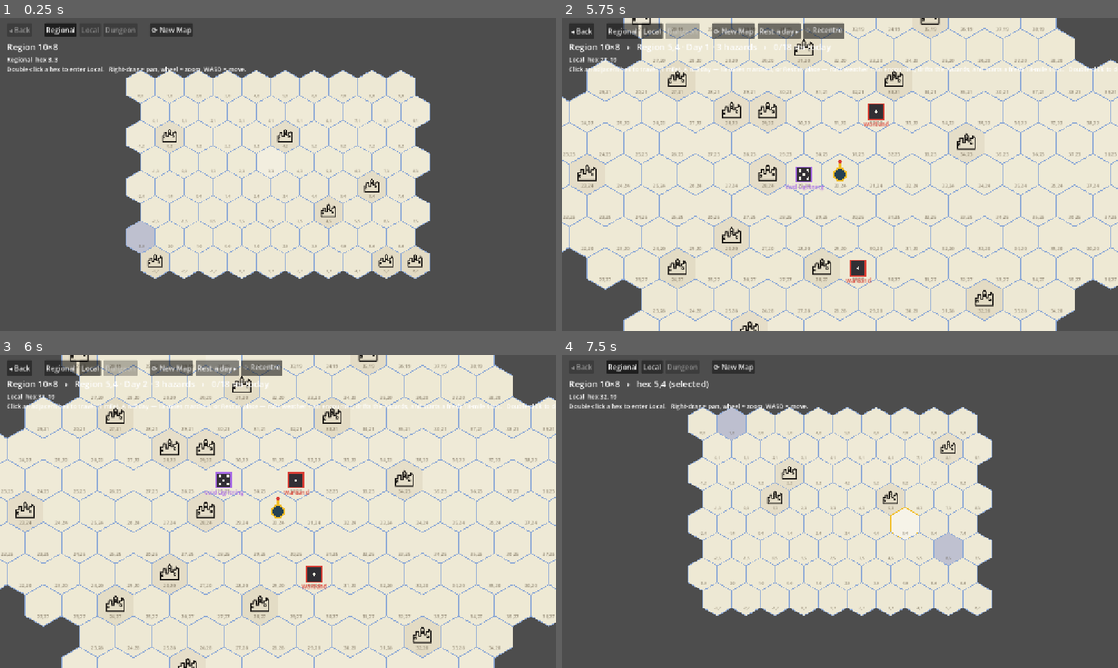
Above: before the commit, frames 1-4 (two rows, left to right).
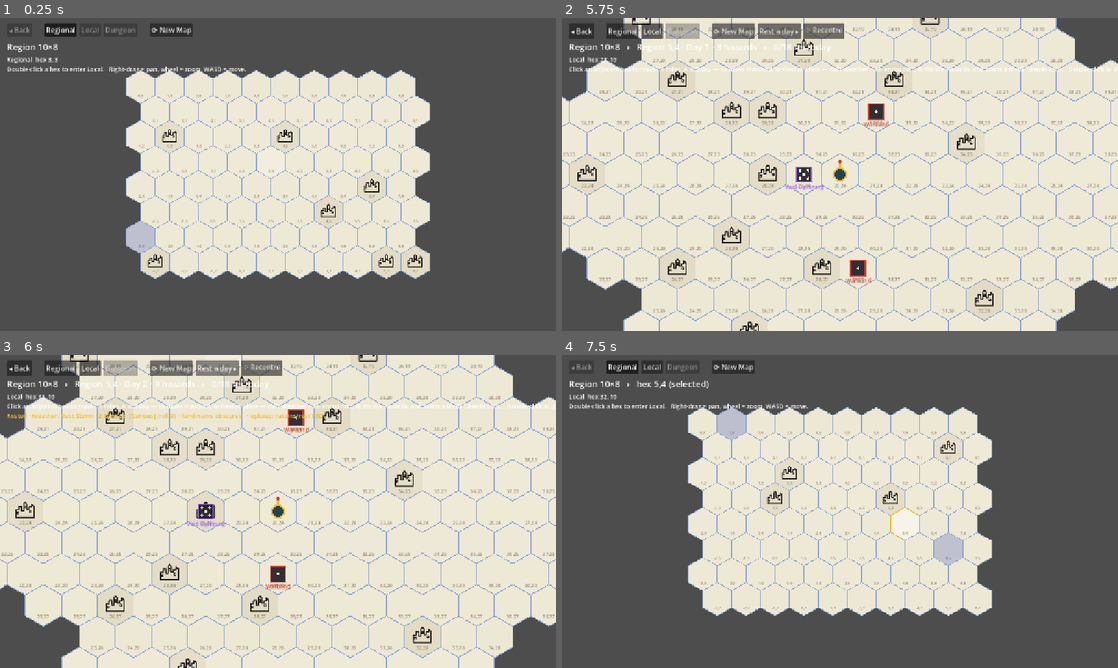
Above: after the commit, the same moments.

Repository: kostchei/VITD_claude
Game: Godot game, scene res://scenes/Main.tscn
The game is run twice, just before and just after one commit, with the same random seed, the same clock (stepped at 60 frames per second) and the same inputs.
Inputs (mouse positions are in pixels of both pictures, inside the frame that each line leads up to):
- Up to frame 1 (0.25 s): no input
- Up to frame 2 (5.75 s): click "⟳ New Map" at 0.5 s; click "⟳ New Map" at 1.25 s; click "Regional" at 2 s; click "Generate" at 2.75 s; tap A at 3.5, 4.25 s; move the mouse to (962, 158) at 3.52 s; hold D 3.53-4.25 s; tap Backspace at 3.6 s; click (962, 158) at 3.67 s; drag from (728, 190) to (812, 237) at 4.27 s; click "Local" at 5 s
- Up to frame 3 (6 s): click "Rest a day ▸" at 5.75 s
- Up to frame 4 (7.5 s): click "⌖ Recentre" at 6.5 s; click "◂ Back" at 7.25 s

Frames 1-2 are identical in both runs. In frame 3, 1.7% of the frame differs, in the area x 1-59%, y 17-75%; in frame 4, nothing differs.
Error before the commit: Parse Error: Class "Traveler" hides a global script class. (res://scripts/core/wastes.gd:80)

Commit message:
Back-fill Wastes table tests; unify on the canonical Traveler (rules p10)
Add test_wastes.gd covering the 2d6 weather, 1d12+1d6 encounter+mood,
1d20 curiosity tables and the movement/upkeep constants. Removing the
placeholder inner Wastes.Traveler (it collided with the new global
Traveler class_name) and route Wastes.upkeep onto the canonical Traveler
(added a rations field). Harden run_tests.gd to report load/compile
failures instead of false-passing.

Co-Authored-By: Claude Opus 4.8 <noreply@anthropic.com>

Diff:
--- a/scripts/core/traveler.gd
+++ b/scripts/core/traveler.gd
@@ -22,6 +22,10 @@
 enum ExhaustionCause { LOST_SLEEP, SEVERELY_WOUNDED, NO_FOOD, PUSHED_TOO_HARD }
 const EXHAUSTION_HARROWING_LEVEL := 7
 var exhaustion: int = 0
+
+# Rations carried for daily upkeep (Wastes.upkeep spends one/day or the Traveler
+# gains exhaustion). Tracked here as a simple count; ties into Inventory later.
+var rations: int = 0
 
 # The Harrowing (rules p8): 5 memories/drives. A hardship may cost one; losing
 # the 5th means the Traveler is slain / becomes an NPC / wanders into the dark.
--- a/scripts/core/wastes.gd
+++ b/scripts/core/wastes.gd
@@ -73,19 +73,6 @@
 ]
 # Rolls whose Curiosity provides shelter (the counter to harmful weather).
 const CURIOSITY_SHELTER_ROLLS := [1, 8, 16]
-
-
-## One member of the travelling party. Carries the survival state the day-cycle
-## actually mutates: rations spent each day and accumulated exhaustion.
-class Traveler:
-	var name: String
-	var rations: int
-	var exhaustion: int
-
-	func _init(traveler_name: String = "Traveler", starting_rations: int = 0) -> void:
-		name = traveler_name
-		rations = starting_rations
-		exhaustion = 0
 
 
 ## Outcome of one day: what was rolled, how far the party got, and any weather
--- a/tests/run_tests.gd
+++ b/tests/run_tests.gd
@@ -11,12 +11,23 @@
 	var total_tests := files.size()
 	print("\n=== Running %d test file(s) ===" % total_tests)
 	for path in files:
+		var fname: String = path.get_file()
 		var script: GDScript = load(path)
-		assert(script != null, "run_tests: cannot load %s" % path)
+		if script == null:
+			print("  FAIL  %s — failed to load/compile" % fname)
+			total_failures += 1
+			continue
 		var inst: Object = script.new()
-		assert(inst.has_method("run"), "run_tests: %s has no run()" % path)
-		var failures: Array = inst.run()
-		var fname: String = path.get_file()
+		if inst == null or not inst.has_method("run"):
+			print("  FAIL  %s — no run() method" % fname)
+			total_failures += 1
+			continue
+		var result: Variant = inst.run()
+		if not (result is Array):
+			print("  FAIL  %s — run() did not return an Array" % fname)
+			total_failures += 1
+			continue
+		var failures: Array = result
 		if failures.is_empty():
 			print("  PASS  %s" % fname)
 		else:
--- /dev/null
+++ b/tests/test_wastes.gd
@@ -0,0 +1,94 @@
+## Verisimilitude tests for the Wastes day-cycle (rules p10), back-filling the
+## tables that predate the harness: 2d6 weather, 1d12+1d6 encounters + mood,
+## 1d20 curiosities, and the 18mi/forced-march/ration movement rules.
+
+func run() -> Array:
+	var f: Array = []
+	var W := Wastes.Weather
+	var E := Wastes.Encounter
+	var M := Wastes.Mood
+
+	# Movement constants.
+	TestKit.eq(f, Wastes.BASE_MILES_PER_DAY, 18, "18 mi/day base")
+	TestKit.eq(f, Wastes.FORCED_MARCH_MILES, 6, "+6 mi per forced march")
+
+	# 2d6 Weather table: 2-6 Calm, then 7..12.
+	for roll in range(2, 7):
+		TestKit.eq(f, Wastes.weather(roll), W.CALM, "weather %d = Calm" % roll)
+	TestKit.eq(f, Wastes.weather(7), W.DUST_STORM, "7 Dust Storm")
+	TestKit.eq(f, Wastes.weather(8), W.WIND_BLAST, "8 Wind Blast")
+	TestKit.eq(f, Wastes.weather(9), W.STONE_HAIL, "9 Stone Hail")
+	TestKit.eq(f, Wastes.weather(10), W.PILLAR_FOG, "10 Pillar Fog")
+	TestKit.eq(f, Wastes.weather(11), W.GRIT_SLIDE, "11 Grit Slide")
+	TestKit.eq(f, Wastes.weather(12), W.DUNE_WAVE, "12 Dune Wave")
+
+	# Encounter table read on 1d12+1d6 (+mods): 2-5 Nothing (roll 1 is unreachable
+	# by the dice) .. 18+ Griffon.
+	for roll in range(2, 6):
+		TestKit.eq(f, Wastes.encounter(roll), E.NOTHING, "enc %d = Nothing" % roll)
+	var enc_rows := {
+		6: E.LOST_TRAVELERS, 7: E.NOMADS, 8: E.MERCHANTS, 9: E.BANDITS,
+		10: E.PILGRIMS, 11: E.LODESTONE_PROSPECTORS, 12: E.CARAVAN,
+		13: E.CUTTHROATS, 14: E.CYCLOPS, 15: E.HARPIES, 16: E.MEDUSA,
+		17: E.SHADE, 18: E.GRIFFON,
+	}
+	for roll in enc_rows:
+		TestKit.eq(f, Wastes.encounter(roll), enc_rows[roll], "enc row %d" % roll)
+	TestKit.eq(f, Wastes.encounter(24), E.GRIFFON, "past 18 still Griffon (Pillar Fog +6)")
+
+	# Mood: only Nomads/Bandits/Cutthroats roll one (the same d6).
+	TestKit.ok(f, Wastes.has_mood(E.NOMADS), "Nomads have mood")
+	TestKit.ok(f, Wastes.has_mood(E.BANDITS), "Bandits have mood")
+	TestKit.ok(f, Wastes.has_mood(E.CUTTHROATS), "Cutthroats have mood")
+	TestKit.ok(f, not Wastes.has_mood(E.SHADE), "Shade has no mood")
+	TestKit.ok(f, not Wastes.has_mood(E.MERCHANTS), "Merchants have no mood")
+
+	TestKit.eq(f, Wastes.mood(E.NOMADS, 1), M.CAUTIOUS, "Nomad 1 Cautious")
+	TestKit.eq(f, Wastes.mood(E.NOMADS, 3), M.CURIOUS, "Nomad 2-4 Curious")
+	TestKit.eq(f, Wastes.mood(E.NOMADS, 6), M.FRIENDLY, "Nomad 5-6 Friendly")
+	TestKit.eq(f, Wastes.mood(E.BANDITS, 2), M.CRAZED, "Bandit 1-2 Crazed")
+	TestKit.eq(f, Wastes.mood(E.BANDITS, 5), M.TRIBUTE, "Bandit 3-5 Tribute")
+	TestKit.eq(f, Wastes.mood(E.BANDITS, 6), M.CURIOUS, "Bandit 6 Curious")
+	TestKit.eq(f, Wastes.mood(E.CUTTHROATS, 3), M.CRAZED, "Cutthroat 1-3 Crazed")
+	TestKit.eq(f, Wastes.mood(E.CUTTHROATS, 5), M.TRIBUTE, "Cutthroat 4-5 Tribute")
+	TestKit.eq(f, Wastes.mood(E.CUTTHROATS, 6), M.RECRUIT, "Cutthroat 6 Recruit")
+
+	# 1d20 Curiosities: 20 named rows; shelter on 1 (Ruin outcropping),
+	# 8 (Collapsed tower), 16 (Secret tunnel).
+	for roll in range(1, 21):
+		TestKit.ok(f, Wastes.curiosity(roll) != "", "curiosity %d named" % roll)
+	TestKit.eq(f, Wastes.curiosity(1), "Ruin outcropping", "1 = Ruin outcropping")
+	TestKit.eq(f, Wastes.curiosity(20), "Forgotten treasure", "20 = Forgotten treasure")
+	for roll in [1, 8, 16]:
+		TestKit.ok(f, Wastes.curiosity_provides_shelter(roll), "curiosity %d shelters" % roll)
+	TestKit.ok(f, not Wastes.curiosity_provides_shelter(2), "curiosity 2 no shelter")
+
+	# Group sizes: Nothing 0, lone monsters 1, others rolled > 0.
+	var rng := TestKit.rng(13)
+	TestKit.eq(f, Wastes.group_size(E.NOTHING, rng), 0, "Nothing = 0")
+	TestKit.eq(f, Wastes.group_size(E.SHADE, rng), 1, "Shade = 1")
+	TestKit.eq(f, Wastes.group_size(E.GRIFFON, rng), 1, "Griffon = 1")
+	TestKit.between(f, Wastes.group_size(E.NOMADS, rng), 1, 6, "Nomads 1d6")
+	TestKit.between(f, Wastes.group_size(E.PILGRIMS, rng), 2, 12, "Pilgrims 2d6")
+	TestKit.between(f, Wastes.group_size(E.MERCHANTS, rng), 1, 3, "Merchants 1d3")
+
+	# Upkeep: spend a ration, else gain exhaustion (on the canonical Traveler).
+	var A := Abilities.Ability
+	var scores := {A.STR: 10, A.DEX: 10, A.CON: 10, A.INT: 10, A.WIS: 10, A.CHA: 10}
+	var t := Traveler.create("A", 1, scores, rng)
+	t.rations = 1
+	Wastes.upkeep([t])
+	TestKit.eq(f, t.rations, 0, "ration consumed")
+	TestKit.eq(f, t.exhaustion, 0, "no exhaustion while fed")
+	Wastes.upkeep([t])
+	TestKit.eq(f, t.exhaustion, 1, "starved => exhaustion")
+
+	# spend_day: a forced march adds +6 mi; report fields are well-formed.
+	rng.seed = 99
+	var report := Wastes.spend_day([], VastGen.WASTES, 1, rng)
+	TestKit.ok(f, report.travel_miles >= 0, "travel_miles non-negative")
+	TestKit.ok(f, report.weather in W.values(), "weather valid")
+	TestKit.ok(f, report.encounter in E.values(), "encounter valid")
+	TestKit.ok(f, report.encounter_roll >= 2, "encounter roll >= 2 (1d12+1d6)")
+
+	return f
Not shown, added: tests/test_wastes.gd.uid
